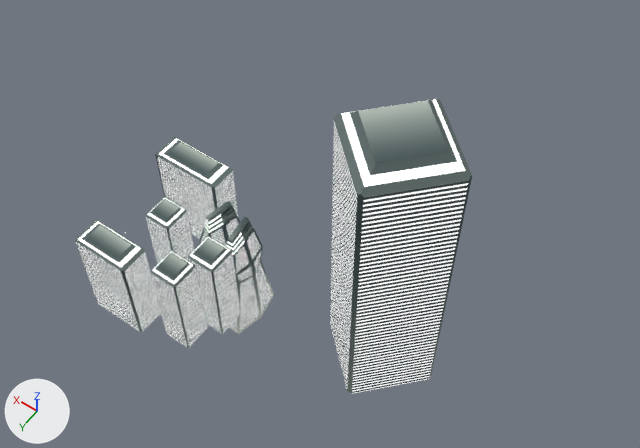
The Blender file Cyberpunk Scene/Cyberpunk_Scene.blend: old version first, new version second.
One viewpoint serves both versions: a 50 mm lens placed at (-2333.0, 1611.0, 3483.0), pointed at (-641.0, -756.0, -238.0). The axes (+X, +Y, +Z) are drawn at lower left. The lights are the same throughout.

The older version as bpy lines, for what is in view:
```python
ob_square_building = bpy.data.objects.new('Square building', me_cube_006)
ob_square_building.location = (-494.0, -81.0, -126.0)
ob_square_building_001 = bpy.data.objects.new('Square building.001', me_cube_006)
ob_square_building_001.location = (-55.0, -475.0, -126.0)
ob_square_building_001.scale = (2.57, 1.0, 1.0)
ob_square_building_002 = bpy.data.objects.new('Square building.002', me_cube_006)
ob_square_building_002.location = (-76.0, 155.0, -126.0)
ob_square_building_002.scale = (2.07, 1.0, 1.0)
ob_square_building_003 = bpy.data.objects.new('Square building.003', me_cube_006)
ob_square_building_003.location = (-57.0, -233.0, -292.0)
ob_square_building_004 = bpy.data.objects.new('Square building.004', me_cube_006)
ob_square_building_004.location = (-1026.0, -851.0, -339.0)
ob_square_building_004.rotation_euler = (0.0, 0.0, 0.827)  # degrees (0, 0, 47)
ob_square_building_004.scale = (3.38, 3.38, 3.38)
ob_square_building_005 = bpy.data.objects.new('Square building.005', me_cube_006)
ob_square_building_005.location = (-409.0, 84.0, -126.0)
ob_triangle_building = bpy.data.objects.new('Triangle Building', me_cube_010)
ob_triangle_building.location = (-476.0, -306.0, -275.0)
ob_triangle_building.scale = (22.7, 22.7, 22.7)
ob_triangle_building_001 = bpy.data.objects.new('Triangle Building.001', me_cube_010)
ob_triangle_building_001.location = (-298.0, -369.0, -322.0)
ob_triangle_building_001.rotation_euler = (0.0, 0.0, -0.397)  # degrees (0, 0, -23)
ob_triangle_building_001.scale = (22.7, 22.7, 22.7)
```
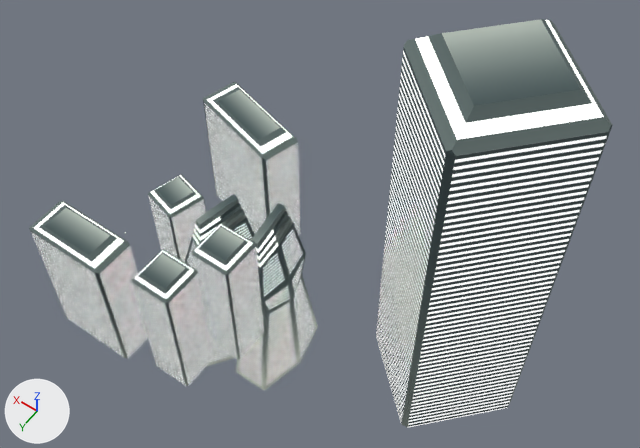
Commit message: Made buildings much bigger.

Boxes [x1, y1, x2, y2] around the edits, measured in the pictures (640 x 448 px):
```json
{"object": "Square building.004", "change": "moved, rescaled", "before": [330, 99, 472, 394], "after": [376, 19, 612, 428], "on screen": "66% wider, 39% taller"}
{"object": "Square building.001", "change": "moved, turned, rescaled", "before": [155, 137, 238, 239], "after": [203, 82, 301, 235]}
{"object": "Square building.002", "change": "moved, rescaled", "before": [75, 220, 161, 332], "after": [29, 201, 148, 358], "on screen": "38% wider, 40% taller"}
{"object": "Triangle Building", "change": "moved, rescaled", "before": [226, 217, 274, 334], "after": [236, 203, 318, 391]}
{"object": "Square building.005", "change": "moved, rescaled", "before": [150, 250, 207, 348], "after": [132, 249, 214, 386], "on screen": "43% wider, 39% taller"}
{"object": "Square building", "change": "moved, rescaled", "before": [188, 236, 241, 333], "after": [191, 223, 264, 360], "on screen": "37% wider, 41% taller"}
{"object": "Square building.003", "change": "moved, turned, rescaled", "before": [146, 197, 194, 264], "after": [148, 174, 206, 262]}
{"object": "Triangle Building.001", "change": "moved, rescaled", "before": [199, 201, 240, 246], "after": [185, 194, 255, 366]}
```

Edits to the scene script, one JSON object a line:
```json
{"op": "set", "path": "ob_triangle_building.location", "old": "(-476.0, -306.0, -275.0)", "new": "(-603.0, -383.0, -450.0)"}
{"op": "set", "path": "ob_triangle_building.scale", "old": "(22.7, 22.7, 22.7)", "new": "(37.9, 37.9, 37.9)"}
{"op": "set", "path": "ob_triangle_building_001.location", "old": "(-298.0, -369.0, -322.0)", "new": "(-302.0, -350.0, -529.0)"}
{"op": "set", "path": "ob_triangle_building_001.scale", "old": "(22.7, 22.7, 22.7)", "new": "(37.9, 37.9, 37.9)"}
{"op": "set", "path": "ob_square_building.location", "old": "(-494.0, -81.0, -126.0)", "new": "(-602.0, -67.0, -85.0)"}
{"op": "set", "path": "ob_square_building.scale", "old": "(1.0, 1.0, 1.0)", "new": "(1.39, 1.39, 1.39)"}
{"op": "set", "path": "ob_square_building_001.location", "old": "(-55.0, -475.0, -126.0)", "new": "(-192.0, -771.0, -85.0)"}
{"op": "set", "path": "ob_square_building_001.rotation_euler", "old": "(0.0, 0.0, 0.0)", "new": "(0.0, 0.0, -0.276)", "note": "degrees (0, 0, 0) -> degrees (0, 0, -16)"}
{"op": "set", "path": "ob_square_building_001.scale", "old": "(2.57, 1.0, 1.0)", "new": "(3.57, 1.39, 1.39)"}
{"op": "set", "path": "ob_square_building_002.location", "old": "(-76.0, 155.0, -126.0)", "new": "(-23.0, 259.0, -85.0)"}
{"op": "set", "path": "ob_square_building_002.scale", "old": "(2.07, 1.0, 1.0)", "new": "(2.87, 1.39, 1.39)"}
{"op": "set", "path": "ob_square_building_003.location", "old": "(-57.0, -233.0, -292.0)", "new": "(-16.0, -351.0, -398.0)"}
{"op": "set", "path": "ob_square_building_003.rotation_euler", "old": "(0.0, 0.0, 0.0)", "new": "(0.0, 0.0, -0.265)", "note": "degrees (0, 0, 0) -> degrees (0, 0, -15)"}
{"op": "set", "path": "ob_square_building_003.scale", "old": "(1.0, 1.0, 1.0)", "new": "(1.39, 1.39, 1.39)"}
{"op": "set", "path": "ob_square_building_004.location", "old": "(-1026.0, -851.0, -339.0)", "new": "(-1322.0, -1177.0, -380.0)"}
{"op": "set", "path": "ob_square_building_004.scale", "old": "(3.38, 3.38, 3.38)", "new": "(4.69, 4.69, 4.69)"}
{"op": "set", "path": "ob_square_building_005.location", "old": "(-409.0, 84.0, -126.0)", "new": "(-486.0, 198.0, -85.0)"}
{"op": "set", "path": "ob_square_building_005.scale", "old": "(1.0, 1.0, 1.0)", "new": "(1.39, 1.39, 1.39)"}
```
